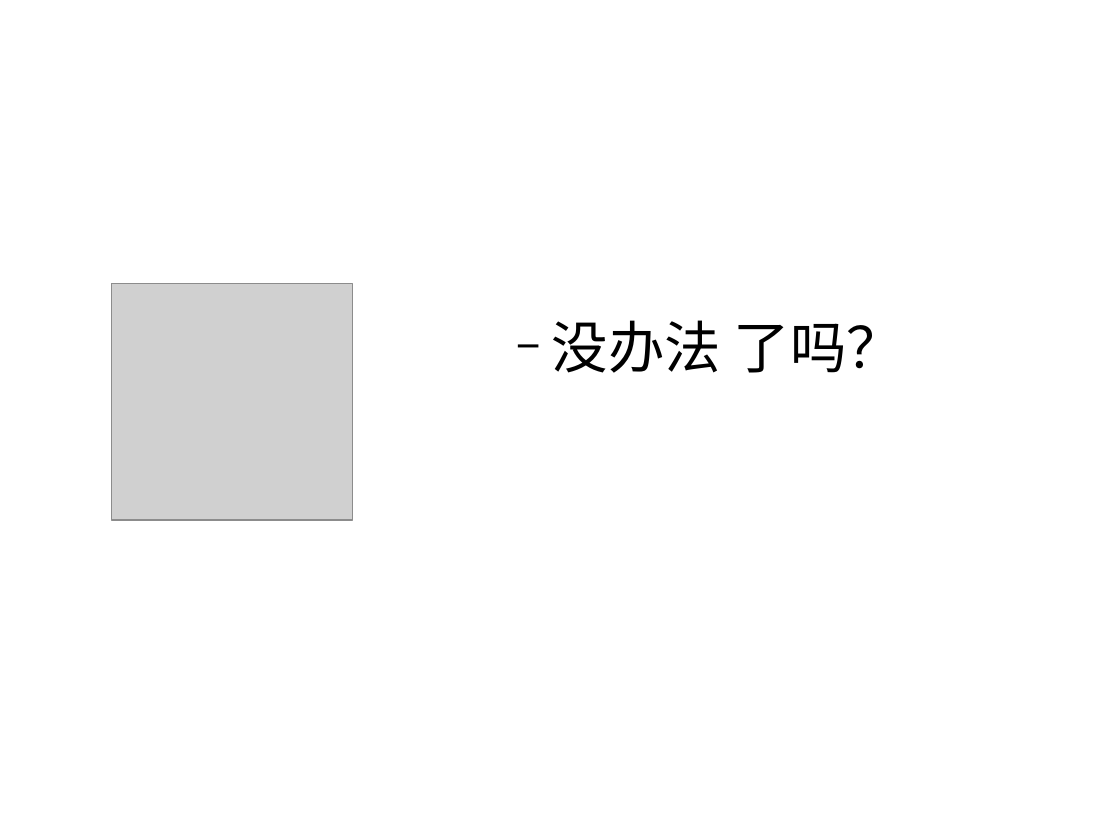
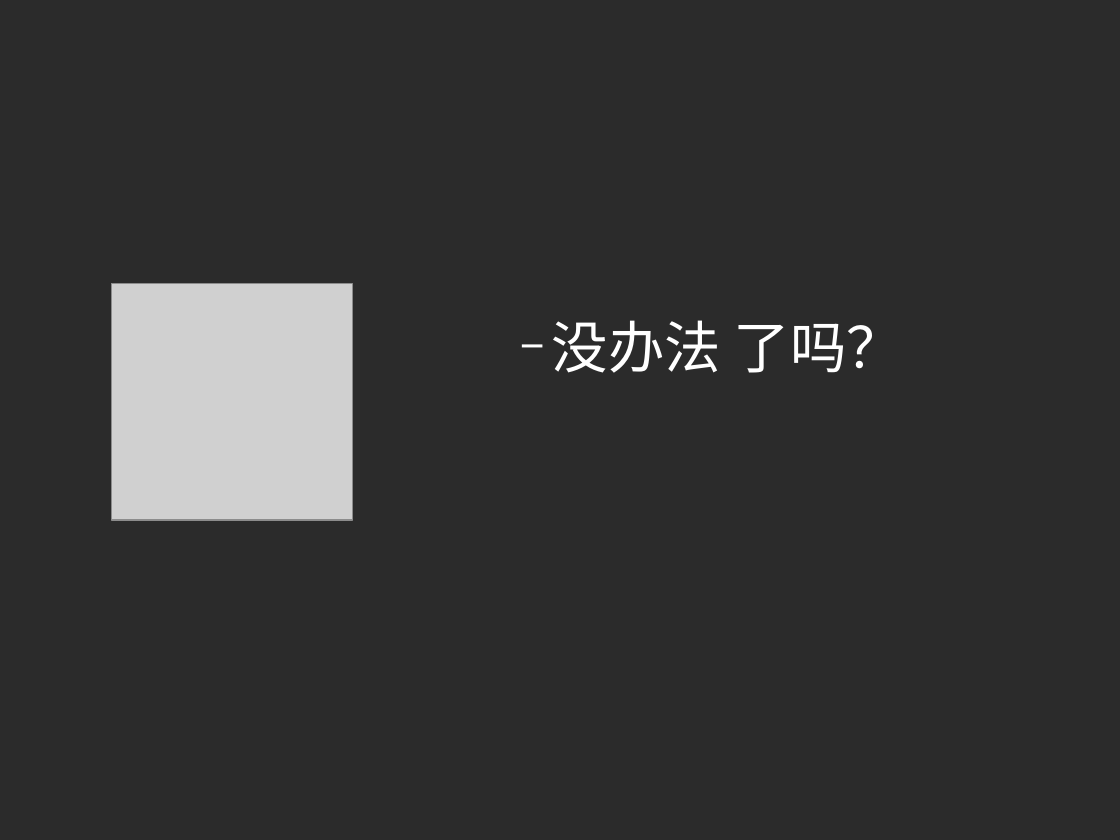
Before and after one commit to sevenler/document, a slide deck: slide 8 of push_operation_for_android.odp (slide 7 before the commit). Drawn at 1120x840 pixels with LibreOffice and Linux fonts; fonts in the diff are those of the drawing; grey boxes stand for pictures; background and template pictures are left out; a plain dark background stands for a picture behind light text. Boxes give left, top, right and bottom in pixels: in the first picture for what was removed or moved away, otherwise in the second. Text is boxed around its words. In the diff, an @@ line names an element or a change of style, - is before the commit and + after.

```diff
--- a/push_operation_for_android.odp
+++ b/push_operation_for_android.odp
@@ background #FFFFFF to picture (left out) @@
@@ text "没办法 了吗？" at (552,320,903,373): font Arial to Times New Roman, text colour #000000 to #FFFFFF; indent changed; bullet colour #000000 to #FFFFFF @@
```
Also in this commit, not shown: 9 other slides changed, 3 slides added.
